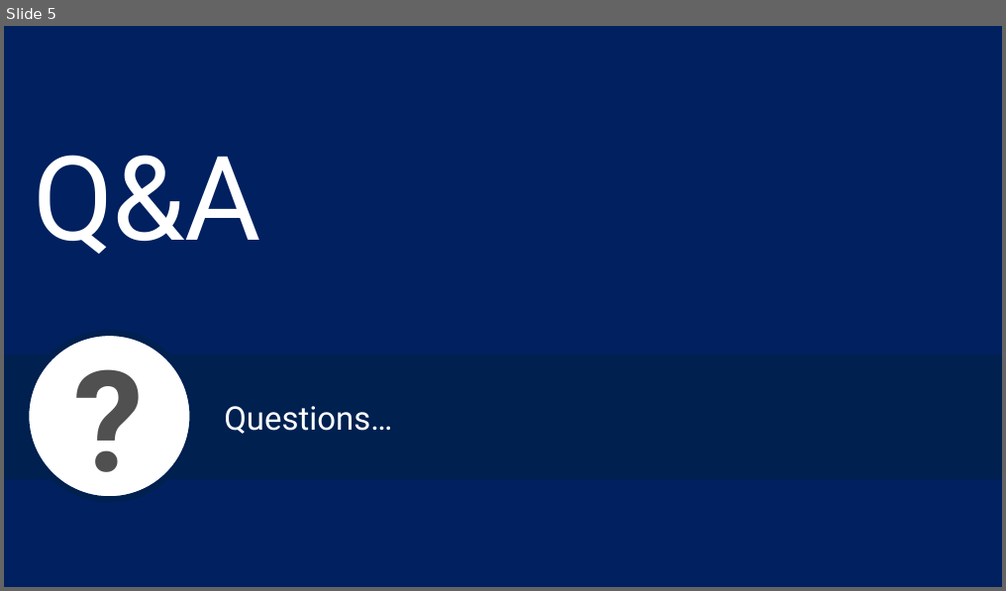
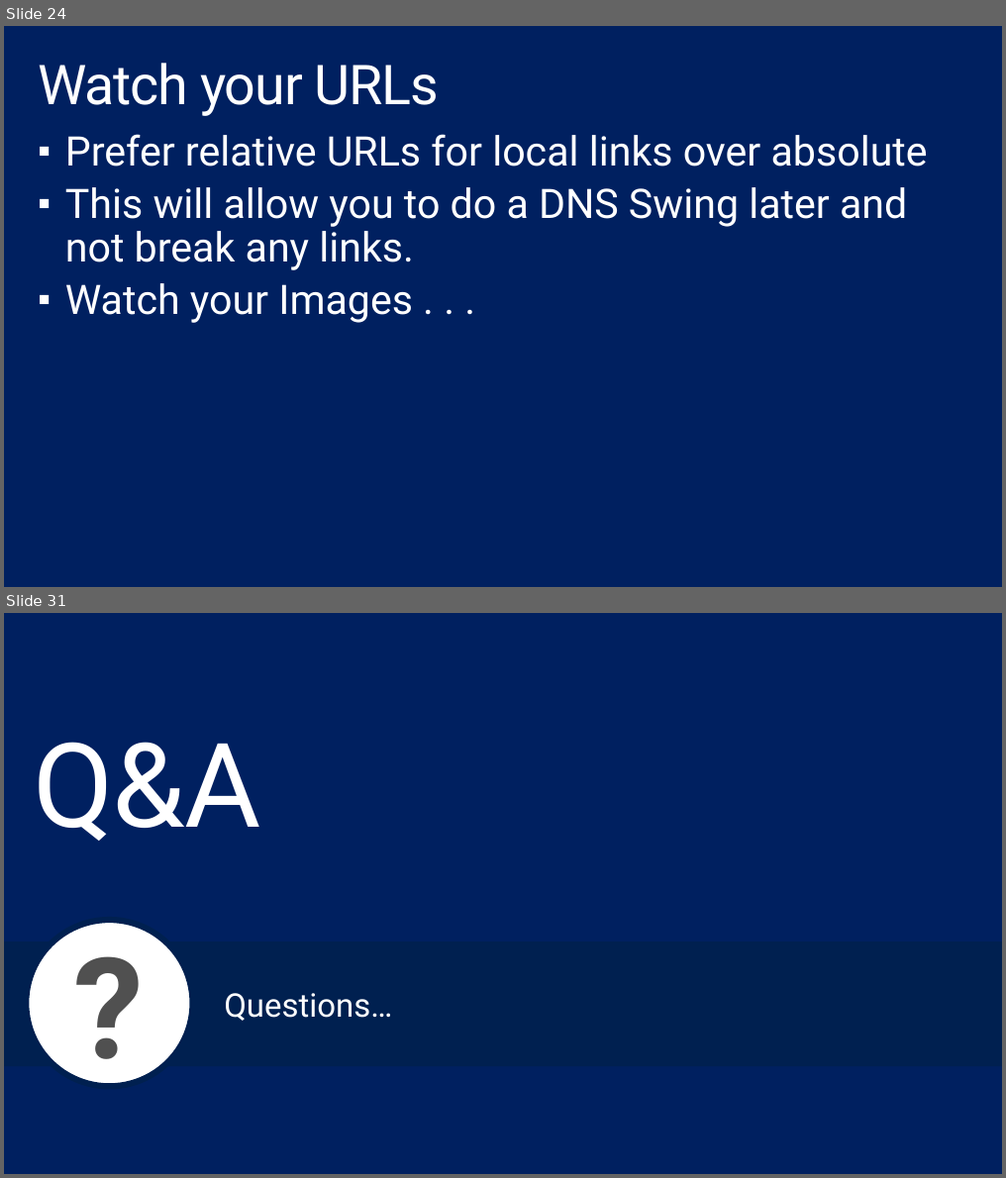
Before and after one commit to shawnweisfeld/20160906_GiveCampDevBootcamp, a slide deck: DevBootcamp.pptx. Shown one above the other, each under a label of ours: slide 5 before the commit, slides 24 and 31 after it; the slides between them are not shown. The pictures are 1006x591 and 1006x1178 pixels, drawn with LibreOffice and Linux fonts; fonts in the diff are those of the drawing; background and template pictures are left out. Boxes give left, top, right and bottom in pixels: in the first picture for what was removed or moved away, otherwise in the second. Text is boxed around its words. In the diff, an @@ line names an element or a change of style, - is before the commit and + after.

```diff
--- a/DevBootcamp.pptx
+++ b/DevBootcamp.pptx
@@ slide 24 added at (x1=4, y1=26, x2=1002, y2=587), background #002060 @@
@@ title added at (x1=38, y1=63, x2=440, y2=116), 54 pt, text #FFFFFF @@
+Watch your URLs
@@ text added at (x1=65, y1=134, x2=928, y2=323), 40 pt, text #FFFFFF @@
+▪ Prefer relative URLs for local links over absolute
+▪ This will allow you to do a DNS Swing later and not break any links.
+▪ Watch your Images . . .
@@ what was slide 5 is now slide 31 @@
```
Also in this commit, not shown: 3 slides changed, 25 other slides added.
